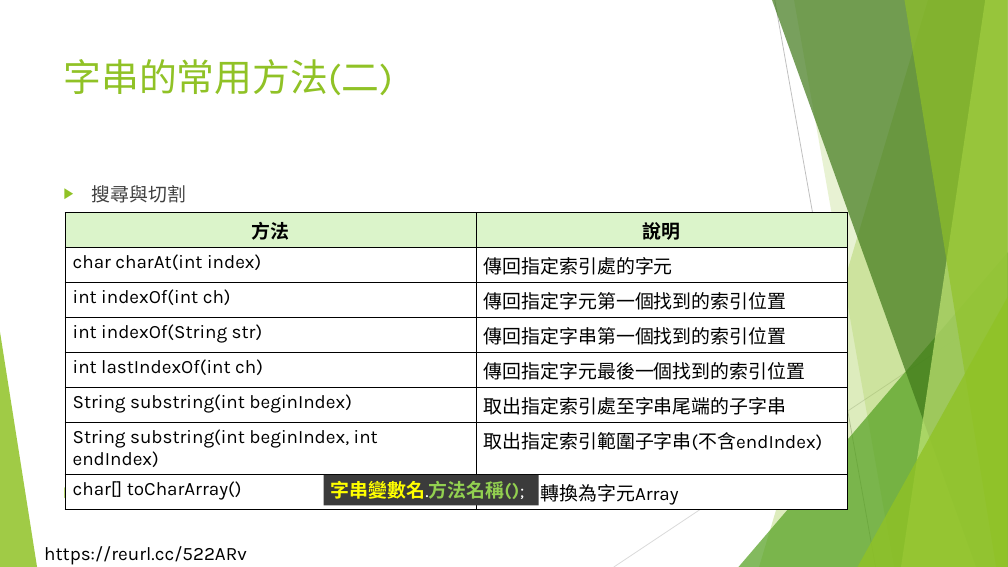
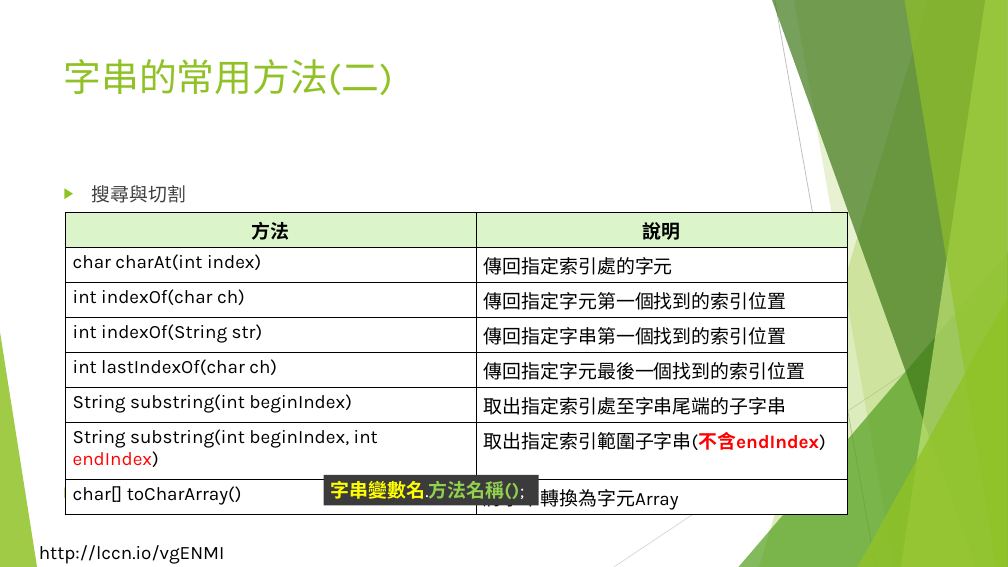
Before and after one commit to liulawsi/My_PPTs, a slide deck: slide 11 of LCC/Java/09_字串一定要會.pptx. Drawn at 1008x567 pixels with LibreOffice and Linux fonts; fonts in the diff are those of the drawing; background and template pictures are left out. Boxes give left, top, right and bottom in pixels: in the first picture for what was removed or moved away, otherwise in the second. Text is boxed around its words. In the diff, an @@ line names an element or a change of style, - is before the commit and + after.

```diff
--- a/LCC/Java/09_字串一定要會.pptx
+++ b/LCC/Java/09_字串一定要會.pptx
@@ table at [65,212,848,514] @@
-row 3, column 1: int indexOf(int ch)
+row 3, column 1: int indexOf(char ch)
-row 5, column 1: int lastIndexOf(int ch)
+row 5, column 1: int lastIndexOf(char ch)
@@ text colour #000000 to #FF0000 in "endIndex)", "取出指定索引範圍子字串(不含endIndex)" @@
@@ bold on in "取出指定索引範圍子字串(不含endIndex)" @@
@@ text added at [39,545,225,564], 18 pt, text #000000 @@
+http://lccn.io/vgENMI
@@ text removed at [44,546,247,565] @@
-https://reurl.cc/522ARv
```
Also in this commit, not shown: 17 other slides changed, 7 slides added, 7 other files.
